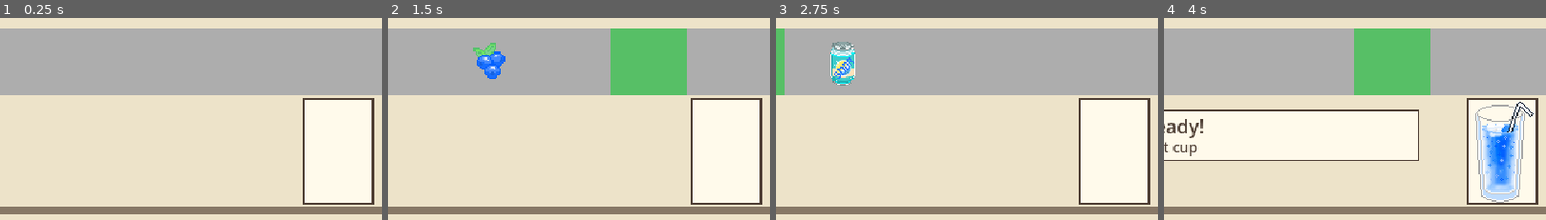
Above: before the commit, frames 1-4 (left to right).
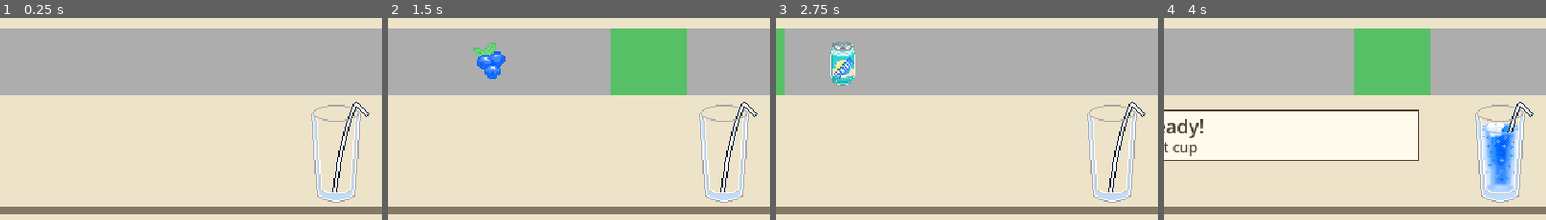
Above: after the commit, the same moments.

Repository: Xunn3714/IMGD2900
Game: Godot game, scene res://scenes/main.tscn
The game is run twice, just before and just after one commit, with the same random seed, the same clock (stepped at 60 frames per second) and the same inputs. The engine's default icon, where the game draws it, is replaced by a stand-in: a white triangle on a blue panel in a dark square.
Inputs:
- Up to frame 1 (0.25 s): no input
- Up to frame 2 (1.5 s): tap Enter at 0.5, 1.35 s; hold Space (add_ingredient) 0.53-1.28 s
- Up to frame 3 (2.75 s): hold Space (add_ingredient) from 2.03 s (still down)
- Up to frame 4 (4 s): release Space (add_ingredient) at 2.78 s; tap Enter at 2.85 s; hold Space (add_ingredient) from 3.53 s (still down)
The pictures show only the part of the screen within x 17-67%, y 50-100%; the shares and areas given below are measured in that part.

The runs differ from the first frame. In frame 1, 9.0% of the frame differs, in the area x 79-98%, y 39-93%; in frame 2, 9.0%; in frame 3, 9.0%; in frame 4, 5.1%.

Commit message:
updated the empty cup

Diff:
--- a/scenes/main.tscn
+++ b/scenes/main.tscn
@@ -8,6 +8,7 @@
 [ext_resource type="Script" path="res://scripts/customer_portrait.gd" id="customer_script"]
 [ext_resource type="Texture2D" path="res://art/placeholders/thought_bubble.svg" id="thought_bubble"]
 [ext_resource type="Texture2D" path="res://art/drinks/orange_soda.png" id="orange_soda"]
+[ext_resource type="Texture2D" path="res://art/drinks/empty_cup.png" id="empty_cup"]
 
 [sub_resource type="StyleBoxFlat" id="WindowStyle"]
 bg_color = Color(0.72, 0.83, 0.81, 1)
@@ -25,13 +26,7 @@
 border_width_bottom = 1
 border_color = Color(0.3, 0.24, 0.2, 1)
 
-[sub_resource type="StyleBoxFlat" id="CupStyle"]
-bg_color = Color(1, 0.98, 0.92, 1)
-border_width_left = 2
-border_width_top = 2
-border_width_right = 2
-border_width_bottom = 2
-border_color = Color(0.3, 0.24, 0.2, 1)
+[sub_resource type="StyleBoxEmpty" id="CupStyle"]
 
 [node name="Main" type="Control" unique_id=1307196657]
 layout_mode = 3
@@ -244,6 +239,16 @@
 mouse_filter = 2
 theme_override_styles/panel = SubResource("CupStyle")
 
+[node name="EmptyCup" type="TextureRect" parent="Cup"]
+texture_filter = 1
+layout_mode = 0
+offset_right = 60.0
+offset_bottom = 90.0
+mouse_filter = 2
+texture = ExtResource("empty_cup")
+expand_mode = 1
+stretch_mode = 5
+
 [node name="Drink" type="TextureRect" parent="Cup"]
 visible = false
 layout_mode = 0
--- a/scripts/main.gd
+++ b/scripts/main.gd
@@ -17,6 +17,7 @@
 
 @export_group("Replaceable artwork")
 @export var customer_art: Texture2D = preload("res://icon.svg")
+@export var empty_cup_art: Texture2D = preload("res://art/drinks/empty_cup.png")
 @export var orange_art: Texture2D = preload("res://art/drinks/orange.png")
 @export var soda_art: Texture2D = preload("res://art/drinks/soda_base.png")
 @export var cherry_art: Texture2D = preload("res://art/drinks/cherry.png")
@@ -63,6 +64,7 @@
 
 func _ready() -> void:
 	$CustomerWindow/Customer.texture = customer_art
+	_setup_cup_art()
 	textures = {
 		&"orange": orange_art, &"blueberry": blueberry_art,
 		&"strawberry": strawberry_art, &"grape": grape_art,
@@ -82,6 +84,23 @@
 	hit_zone.position = Vector2(hit_center - hit_width * 0.5, 198.0)
 	hit_zone.size = Vector2(hit_width, 56.0)
 	start_round()
+
+func _setup_cup_art() -> void:
+	var cup: Control = $Cup
+	if cup is Panel:
+		cup.add_theme_stylebox_override("panel", StyleBoxEmpty.new())
+	var empty_cup: TextureRect = cup.get_node_or_null("EmptyCup") as TextureRect
+	if empty_cup == null:
+		empty_cup = TextureRect.new()
+		empty_cup.name = "EmptyCup"
+		cup.add_child(empty_cup)
+		cup.move_child(empty_cup, 0)
+	empty_cup.texture_filter = CanvasItem.TEXTURE_FILTER_NEAREST
+	empty_cup.mouse_filter = Control.MOUSE_FILTER_IGNORE
+	empty_cup.texture = empty_cup_art
+	empty_cup.expand_mode = TextureRect.EXPAND_IGNORE_SIZE
+	empty_cup.stretch_mode = TextureRect.STRETCH_KEEP_ASPECT_CENTERED
+	empty_cup.set_anchors_and_offsets_preset(Control.PRESET_FULL_RECT)
 
 func start_round() -> void:
 	if rules.game_over:
--- a/tests/alpha_smoke.gd
+++ b/tests/alpha_smoke.gd
@@ -60,7 +60,8 @@
 	scene.set_process(false)
 	check(scene.get_node("CustomerWindow/Customer").texture.resource_path == "res://art/customers/blue_bear.png", "Default customer uses Blue Bear")
 	check(scene.get_node("Track/Rail") is ColorRect and scene.hit_zone.color.g > scene.hit_zone.color.r, "Separate gray rail and green zone")
-	check(scene.get_node("Cup").size == Vector2(60, 90), "Rectangle cup keeps 60x90 dimensions")
+	check(scene.get_node("Cup").size == Vector2(60, 90), "Empty cup artwork keeps 60x90 dimensions")
+	check(scene.get_node("Cup/EmptyCup") is TextureRect and scene.get_node("Cup/EmptyCup").texture == scene.empty_cup_art, "Empty cup artwork replaces the rectangle placeholder")
 	var first_order: StringName = scene.current_fruit
 	check(scene.order_fruits.has(first_order), "First order randomly chooses a supported fruit")
 	check(scene.order_image.texture == scene.finished_drinks[first_order], "Thinking bubble matches the random order")
Binary file added: art/drinks/empty_cup.png
Not shown, added: art/drinks/empty_cup.png.import
